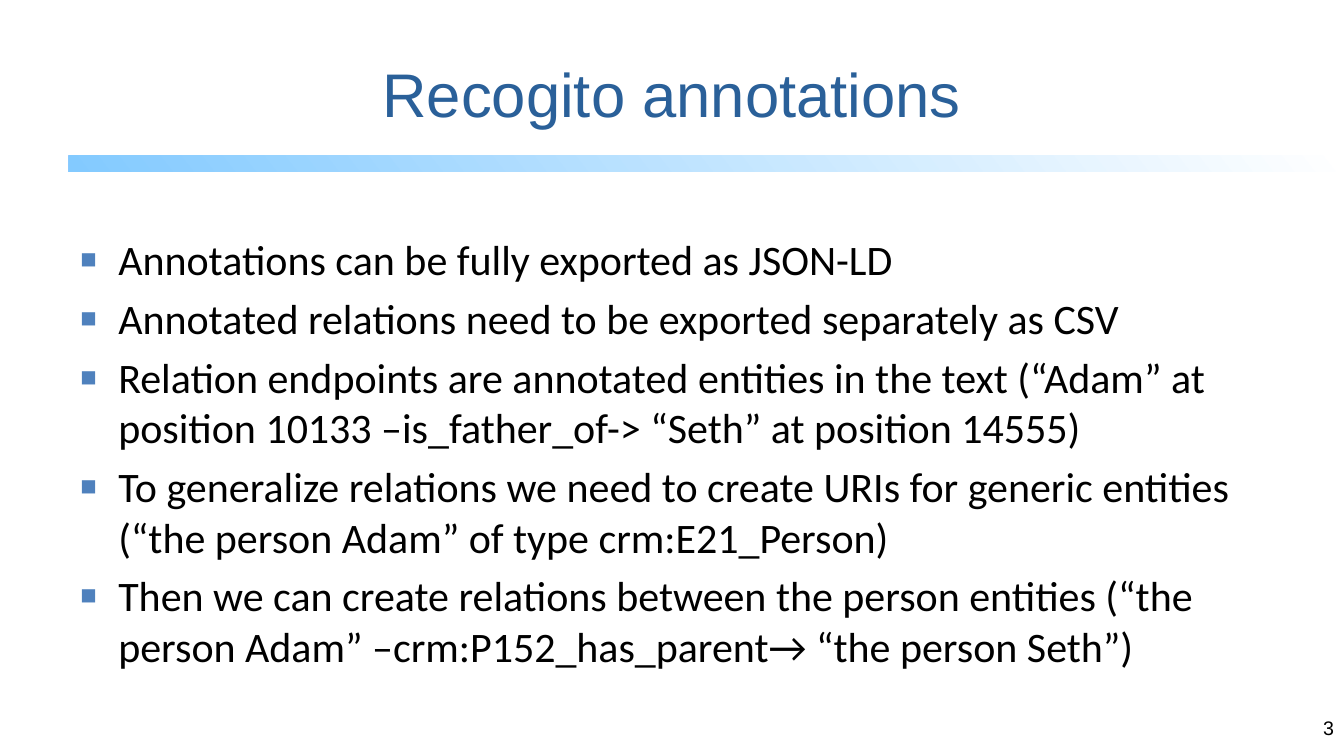
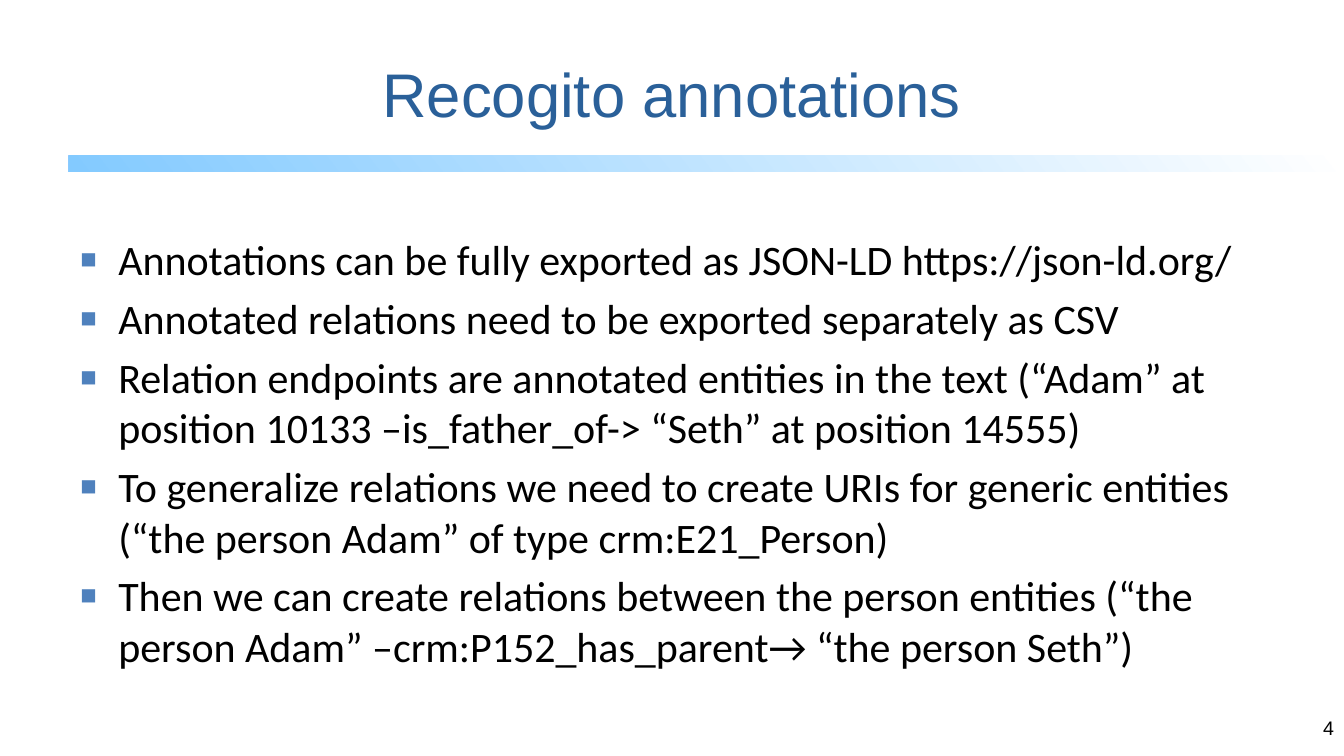
Before and after one commit to dh-tech/DH2022-workshop, a slide deck: slide 4 of slides/processing-recogito-annotations.odp (slide 3 before the commit). Drawn at 1344x756 pixels with LibreOffice and Linux fonts; fonts in the diff are those of the drawing. Boxes give left, top, right and bottom in pixels: in the first picture for what was removed or moved away, otherwise in the second. Text is boxed around its words. In the diff, an @@ line names an element or a change of style, - is before the commit and + after.

```diff
--- a/slides/processing-recogito-annotations.odp
+++ b/slides/processing-recogito-annotations.odp
@@ text at bbox=[118, 246, 1232, 283]: text changed @@
-■ Annotations can be fully exported as JSON-LD
+■ Annotations can be fully exported as JSON-LD https://json-ld.org/
@@ page number at bbox=[1323, 721, 1334, 735]: text changed @@
-3
+4
```
Also in this commit, not shown: 3 slides added, 2 slides removed, 2 other files.
